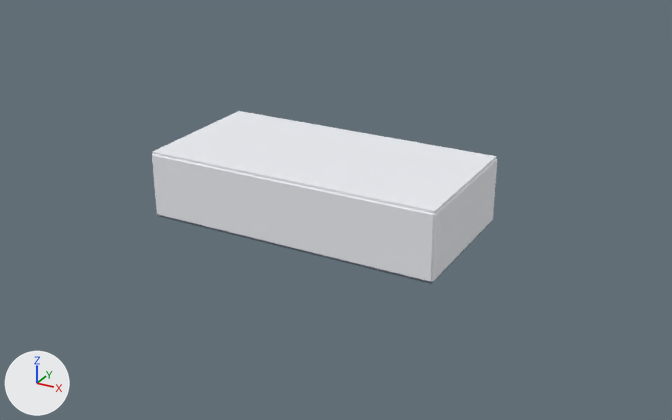
The Blender file assets-src/blender/compartments/bridge.blend: old version first, new version second.
One viewpoint serves both versions: a camera (50 mm lens) standing at (19.7, -34.7, 17.8) and looking at (0.8, -0.2, 0.6). Every picture has the same lights, and +X, +Y and +Z are marked at lower left. The first picture is the older version.

In view in the first picture: 'CM_BULKHEAD', 'CM_DECK'.
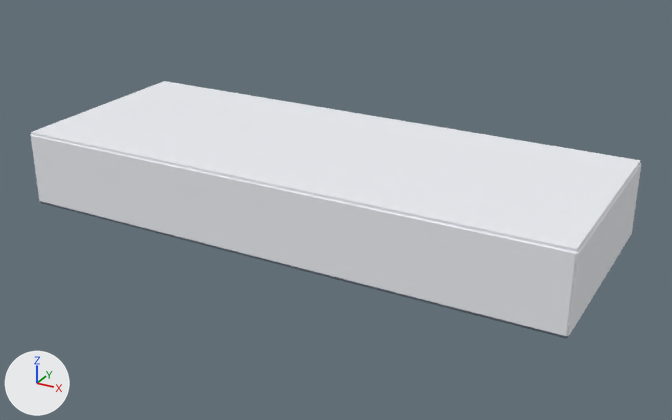
What differs and where, as boxes (x1, y1, x2, y2) in the pictures (672 x 420 px; the box of a moved part takes in the faces that stretch with it):
```json
{"object": "CM_BULKHEAD", "change": "reshaped, moved", "before": [152, 111, 497, 282], "after": [31, 81, 641, 336], "on screen": "77% wider, 49% taller"}
{"object": "CM_DECK", "change": "reshaped", "before": [158, 215, 492, 284], "after": [40, 201, 568, 339]}
{"part": 2, "of": "me_cube_001", "change": "moved or reshaped", "before": [432, 159, 497, 281], "after": [567, 163, 641, 336]}
{"part": 3, "of": "me_cube_001", "change": "moved or reshaped", "before": [152, 111, 496, 282], "after": [31, 81, 640, 336]}
```

Scene script edits in JSON lines:
```json
{"block": "me_cube", "where": "# used by ob_cm_deck; parent = ob_cm_bridge_root; location = (0.0, 0.0, -0.06)"}
{"op": "remove", "block": "me_cube", "code": "me_cube.from_pydata(...)  # 8 vertices, 6 faces; spans x -7.0..7.0, y -3.5..3.5, z -0.06..0.06"}
{"op": "add", "block": "me_cube", "code": "me_cube.from_pydata(...)  # 8 vertices, 6 faces; spans x -13.0..13.0, y -5.0..5.0, z -0.06..0.06"}
{"block": "me_cube", "change": "me_cube part 1"}
{"op": "set", "path": "me_cube.vertices[0].co", "old": "(-7.0, -3.5, -0.06)", "new": "(-13.0, -5.0, -0.06)", "note": "pixel (157, 216) -> pixel (40, 203)"}
{"op": "set", "path": "me_cube.vertices[1].co", "old": "(-7.0, -3.5, 0.06)", "new": "(-13.0, -5.0, 0.06)", "note": "pixel (157, 214) -> pixel (40, 200)"}
{"op": "set", "path": "me_cube.vertices[2].co", "old": "(-7.0, 3.5, -0.06)", "new": "(-13.0, 5.0, -0.06)"}
{"op": "set", "path": "me_cube.vertices[3].co", "old": "(-7.0, 3.5, 0.06)", "new": "(-13.0, 5.0, 0.06)"}
{"op": "set", "path": "me_cube.vertices[4].co", "old": "(7.0, -3.5, -0.06)", "new": "(13.0, -5.0, -0.06)", "note": "pixel (431, 284) -> pixel (566, 339)"}
{"op": "set", "path": "me_cube.vertices[5].co", "old": "(7.0, -3.5, 0.06)", "new": "(13.0, -5.0, 0.06)", "note": "pixel (431, 281) -> pixel (567, 336)"}
{"op": "set", "path": "me_cube.vertices[6].co", "old": "(7.0, 3.5, -0.06)", "new": "(13.0, 5.0, -0.06)", "note": "pixel (491, 221) -> pixel (629, 236)"}
{"op": "set", "path": "me_cube.vertices[7].co", "old": "(7.0, 3.5, 0.06)", "new": "(13.0, 5.0, 0.06)", "note": "pixel (491, 219) -> pixel (630, 233)"}
{"block": "me_cube_001", "where": "# used by ob_cm_bulkhead; parent = ob_cm_bridge_root; location = (0.0, 0.0, 3.06)"}
{"op": "remove", "block": "me_cube_001", "code": "me_cube_001.from_pydata(...)  # 152 vertices, 162 faces; spans x -7.07..7.07, y -3.57..3.57, z -3.06..0.06"}
{"op": "add", "block": "me_cube_001", "code": "me_cube_001.from_pydata(...)  # 152 vertices, 162 faces; spans x -13.07..13.07, y -5.07..5.07, z -3.46..0.06"}
{"block": "me_cube_001", "change": "me_cube_001 part 2: the loose piece of 24 vertices spanning x 6.93..7.07, y -3.5..3.5, z -3.06..-0.06 is scaled about its middle by (1, 1.43, 1.14), then moved by (6.0, 0.0, -0.2)"}
{"block": "me_cube_001", "change": "me_cube_001 part 3: 80 of 152 vertices moved; they spanned x -7.0..7.0, y -3.57..3.57, z -3.06..0.06 and now span x -13.0..13.0, y -5.07..5.07, z -3.46..0.06; mean shift (0.0, 0.45, -0.18); largest move (-6.97, -3.57, -3.03) -> (-12.97, -5.07, -3.43)"}
{"block": "me_cube_001", "change": "other edits to the shape of me_cube_001 do not show in these pictures"}
{"op": "set", "path": "ob_cm_bulkhead.location", "old": "(0.0, 0.0, 3.06)", "new": "(0.0, 0.0, 3.46)"}
```
